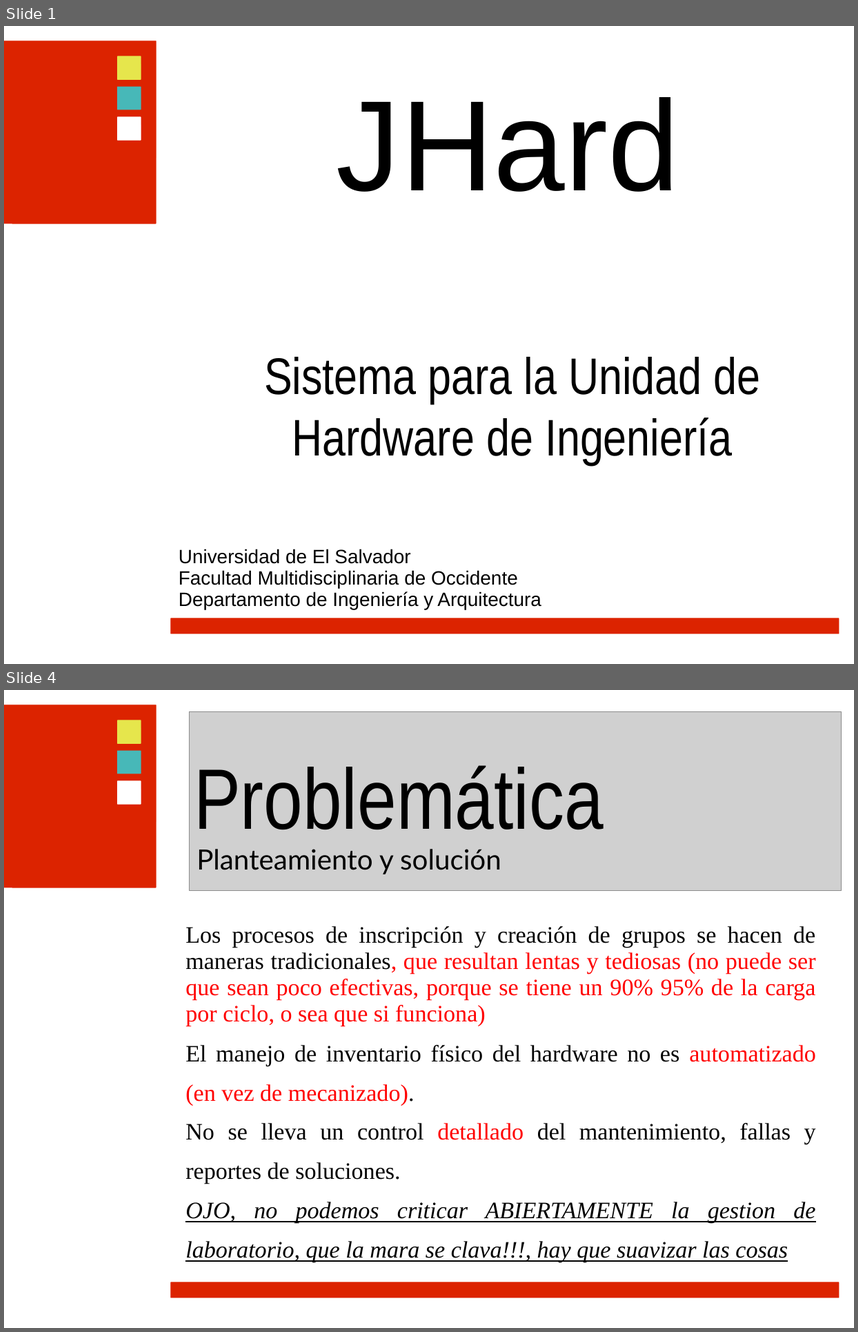
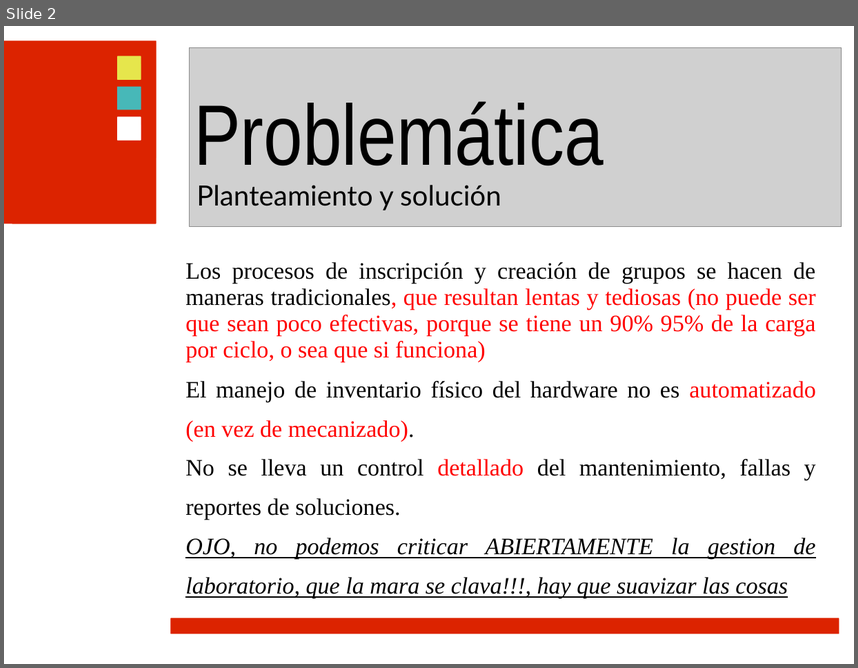
Before and after one commit to ramayac/jhard, a slide deck: presentaciones/primera defensa/jhard-SUGERENCIAS.ppt. Shown one above the other, each under a label of ours: slides 1 and 4 before the commit, slide 2 after it; the slides between them are not shown. The pictures are 858x1332 and 858x668 pixels, drawn with LibreOffice and Linux fonts; fonts in the diff are those of the drawing; grey boxes stand for pictures; background and template pictures are left out. Boxes give left, top, right and bottom in pixels: in the first picture for what was removed or moved away, otherwise in the second. Text is boxed around its words. In the diff, an @@ line names an element or a change of style, - is before the commit and + after.

```diff
--- a/presentaciones/primera defensa/jhard-SUGERENCIAS.ppt
+++ b/presentaciones/primera defensa/jhard-SUGERENCIAS.ppt
@@ slide 1 removed at [4,26,854,664], background picture (left out); not listed: 7 template elements that a slide beside it also shows @@
@@ text removed at [337,97,680,192] @@
-JHard
@@ text removed at [264,357,761,465] @@
-Sistema para la Unidad de Hardware de Ingeniería
@@ text removed at [179,548,542,610] @@
-Universidad de El Salvador
-Facultad Multidisciplinaria de Occidente
-Departamento de Ingeniería y Arquitectura
@@ what was slide 4 is now slide 2 @@
```
Also in this commit, not shown: 1 other slide removed.
